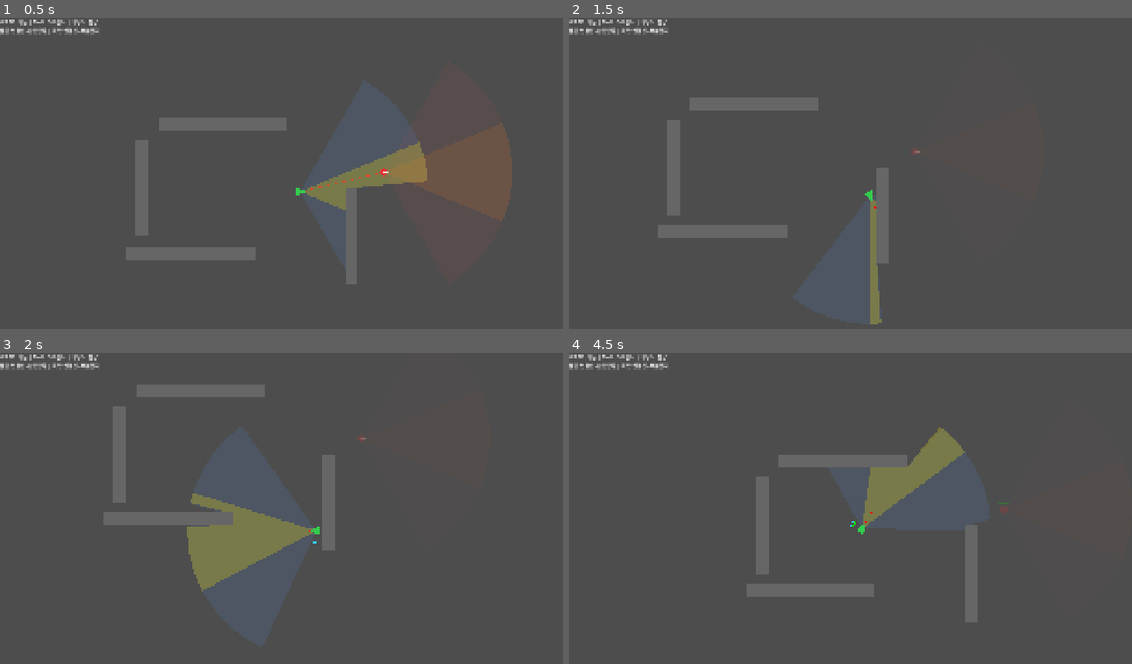
Above: before the commit, frames 1-4 (two rows, left to right).
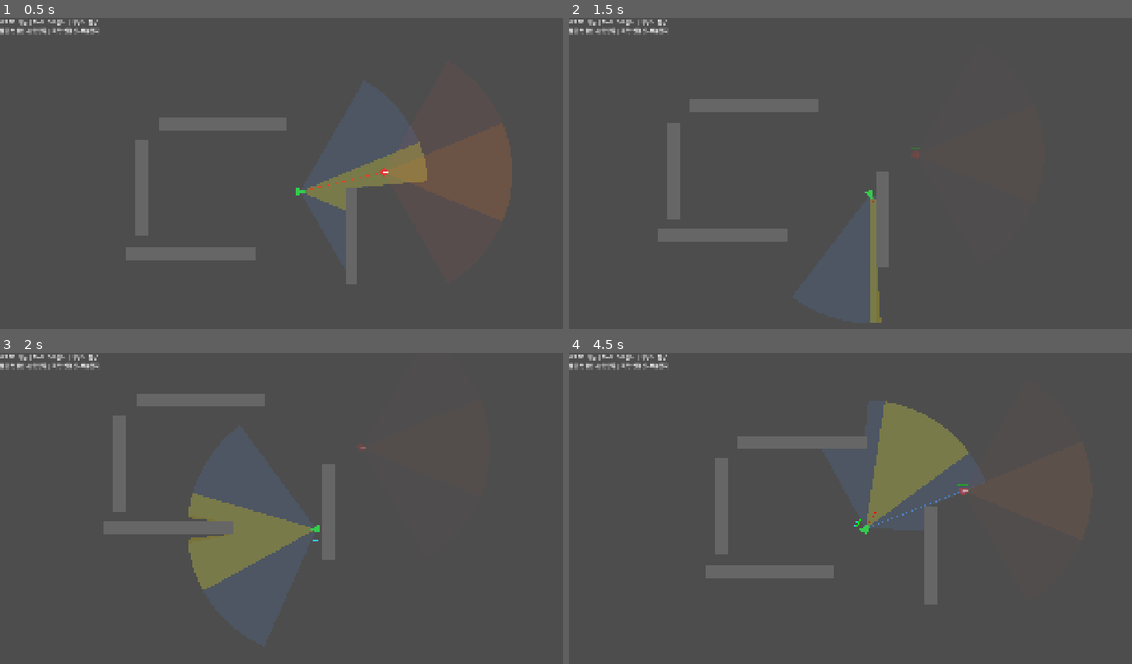
Above: after the commit, the same moments.

Repository: RiffRain3569/Game-Alpha
Game: Godot game, scene res://scenes/main.tscn
Same seed, same stepped clock (60 frames per second), same inputs: the game is played once before the commit and once after it.
Inputs (mouse positions are in pixels of both pictures, inside the frame that each line leads up to):
- Up to frame 1 (0.5 s): no input
- Up to frame 2 (1.5 s): move the mouse to (1013, 173) at 0.52 s; hold D (move_right) 0.53-1.28 s; click (1013, 173) at 0.6 s; move the mouse to (754, 207) at 1.27 s; hold S (move_down) from 1.28 s (still down); tap Shift (sprint) at 1.35 s
- Up to frame 3 (2 s): keep holding S (move_down)
- Up to frame 4 (4.5 s): move the mouse to (940, 449) at 2.02 s; release S (move_down) at 2.03 s; hold D (move_right) 2.03-2.78 s; click (940, 449) at 2.1 s; move the mouse to (844, 595) at 2.77 s; hold W (move_up) 2.78-3.53 s; tap Shift (sprint) at 2.85, 4.35 s; move the mouse to (1064, 580) at 3.52 s; hold A (move_left) from 3.53 s (still down); click (1064, 580) at 3.6 s; move the mouse to (692, 474) at 4.27 s

Frame 1 is identical in both runs. In frame 2, 1.0% of the frame differs, in the area x 15-63%, y 25-99%; in frame 3, 3.3%; in frame 4, 8.4%, in the area x 24-79%, y 15-87%.

Commit message:
feat: [M5] 방향별 이동속도 차등 적용
- 전방 100%, 측면 70%, 후방 50% (연속 보간)
- 뒤로 빠지기 불리 → 붙기 보상 강화

Co-Authored-By: Claude Opus 4.6 (1M context) <noreply@anthropic.com>

Diff:
--- a/scripts/player.gd
+++ b/scripts/player.gd
@@ -2,6 +2,8 @@
 
 @export_group("Movement")
 @export var move_speed: float = 300.0
+@export var backward_multiplier: float = 0.5
+@export var strafe_multiplier: float = 0.7
 @export var sprint_multiplier: float = 1.8
 
 @export_group("Rotation")
@@ -65,6 +67,16 @@
 		_stamina_delay_timer = 0.0
 
 	var speed := move_speed
+	if input_direction != Vector2.ZERO:
+		var facing := Vector2.RIGHT.rotated(rotation)
+		var dot := facing.dot(input_direction.normalized())
+		# dot=1: forward, dot=-1: backward, dot=0: strafe
+		var dir_mult: float
+		if dot >= 0.0:
+			dir_mult = lerpf(strafe_multiplier, 1.0, dot)
+		else:
+			dir_mult = lerpf(strafe_multiplier, backward_multiplier, -dot)
+		speed *= dir_mult
 	if is_sprinting:
 		speed *= sprint_multiplier
 
